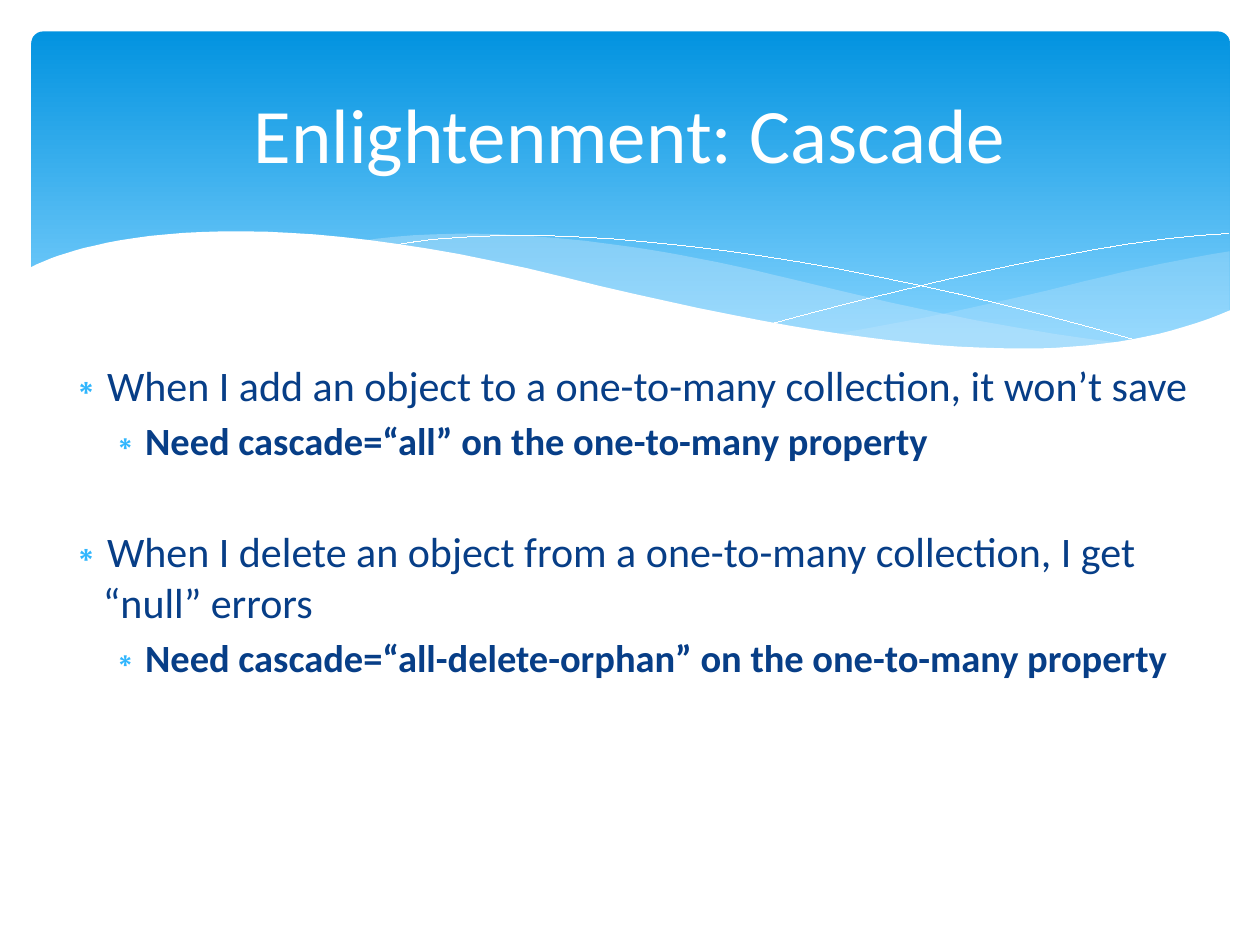
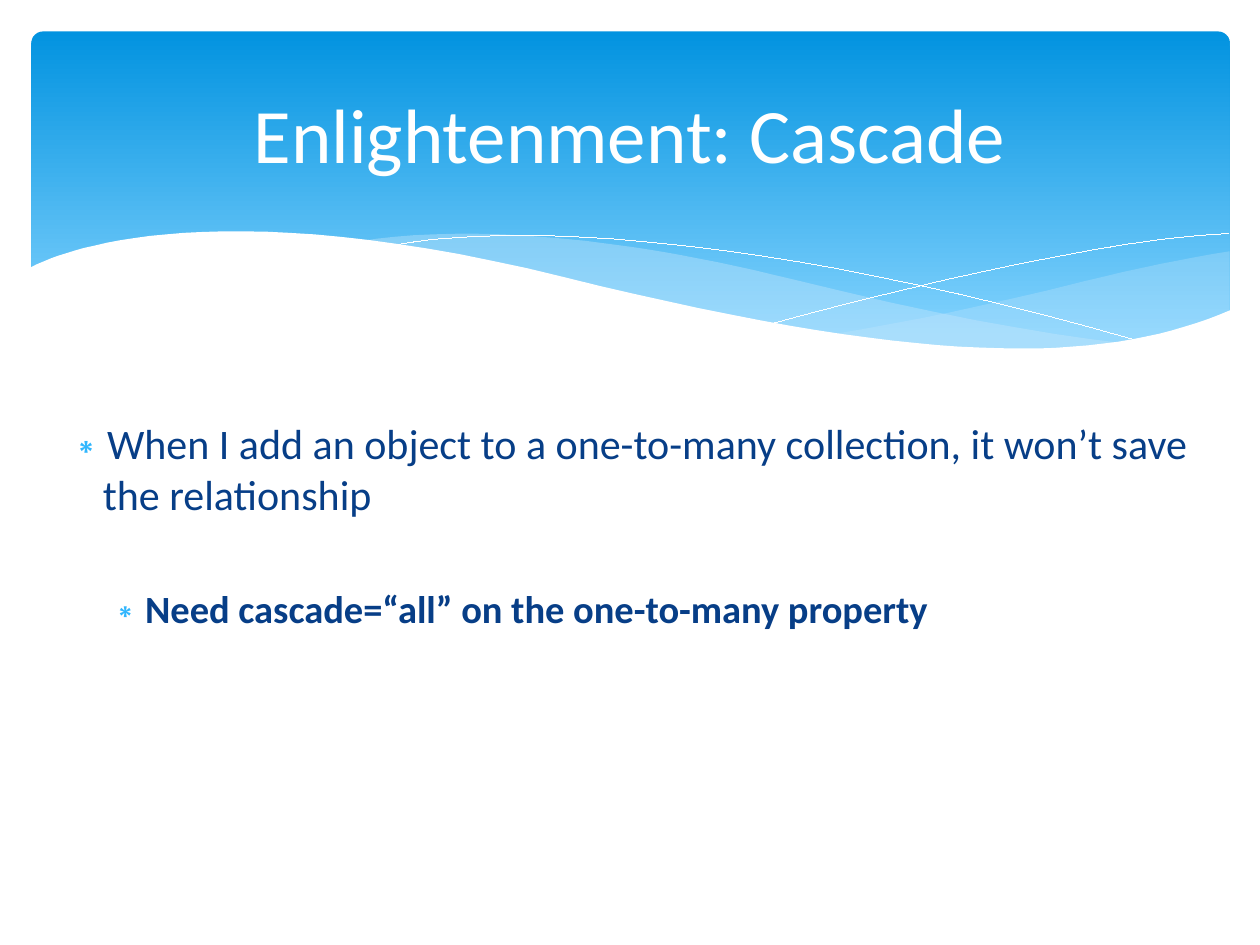
Before and after one commit to marcesher/mxunit-cfmeetups, a slide deck: slide 42 of CFObjective_ORMZen/preso/orm_zen.ppt.pptx (slide 36 before the commit). Drawn at 1260x945 pixels with LibreOffice and Linux fonts; fonts in the diff are those of the drawing. Boxes give left, top, right and bottom in pixels: in the first picture for what was removed or moved away, otherwise in the second. Text is boxed around its words. In the diff, an @@ line names an element or a change of style, - is before the commit and + after.

```diff
--- a/CFObjective_ORMZen/preso/orm_zen.ppt.pptx
+++ b/CFObjective_ORMZen/preso/orm_zen.ppt.pptx
@@ text at [103, 429, 1187, 517]: text changed @@
-∗ When I add an object to a one-to-many collection, it won’t save
+∗ When I add an object to a one-to-many collection, it won’t save the relationship
@@ text at [103, 537, 1167, 678]: paragraphs removed @@
-∗ When I delete an object from a one-to-many collection, I get “null” errors
-  ∗ Need cascade=“all-delete-orphan” on the one-to-many property
```
Also in this commit, not shown: 13 other slides changed, 1 slide added.
